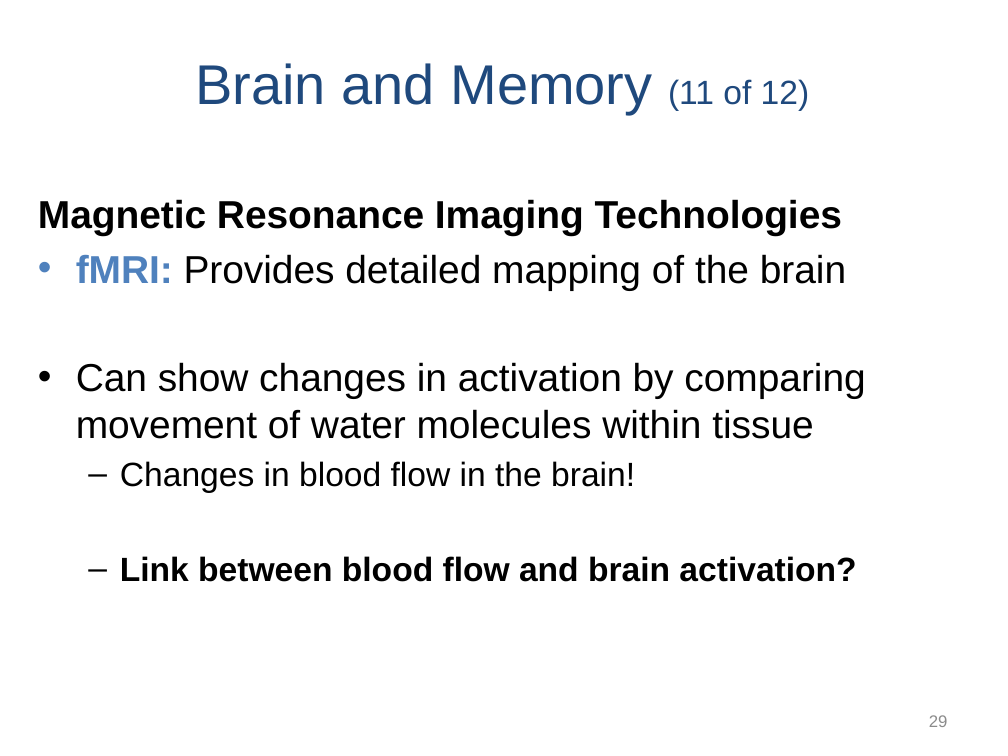
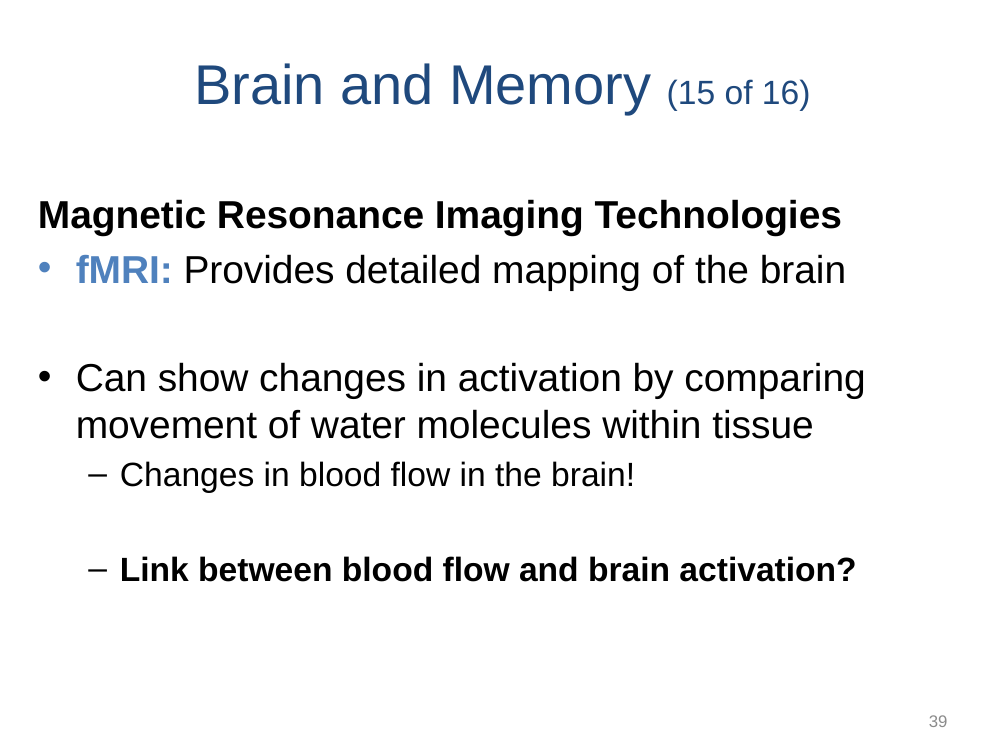
Before and after one commit to npm27/Teaching-Materials, a slide deck: slide 39 of Memory/Slides/Chapter 2.PPTX (slide 29 before the commit). Drawn at 1008x756 pixels with LibreOffice and Linux fonts; fonts in the diff are those of the drawing. Boxes give left, top, right and bottom in pixels: in the first picture for what was removed or moved away, otherwise in the second. Text is boxed around its words. In the diff, an @@ line names an element or a change of style, - is before the commit and + after.

```diff
--- a/Memory/Slides/Chapter 2.PPTX
+++ b/Memory/Slides/Chapter 2.PPTX
@@ title at box(194, 63, 811, 114): text changed @@
-Brain and Memory (11 of 12)
+Brain and Memory (15 of 16)
@@ page number at box(929, 715, 948, 727): text changed @@
-29
+39
```
Also in this commit, not shown: 16 other slides changed, 9 slides added.
